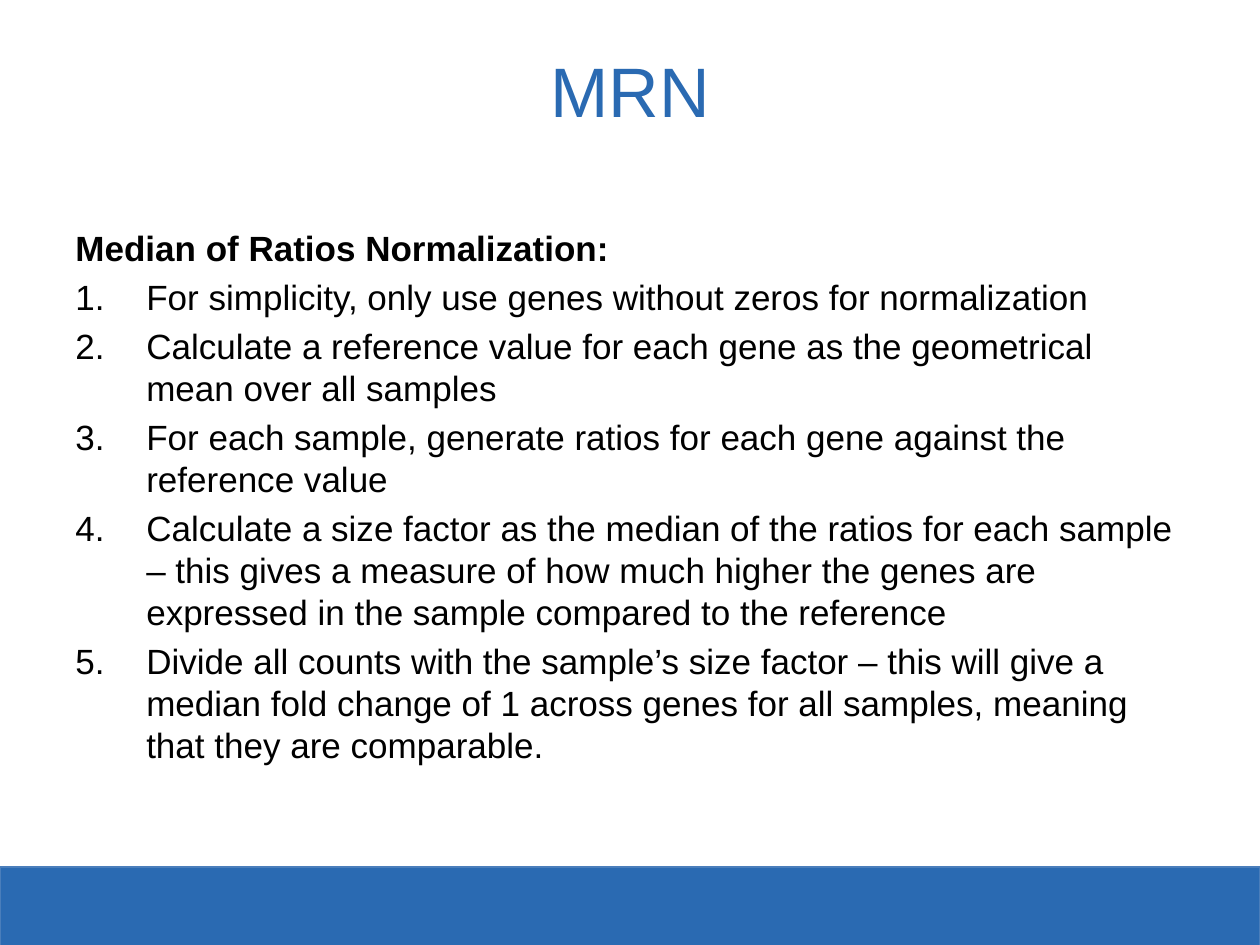
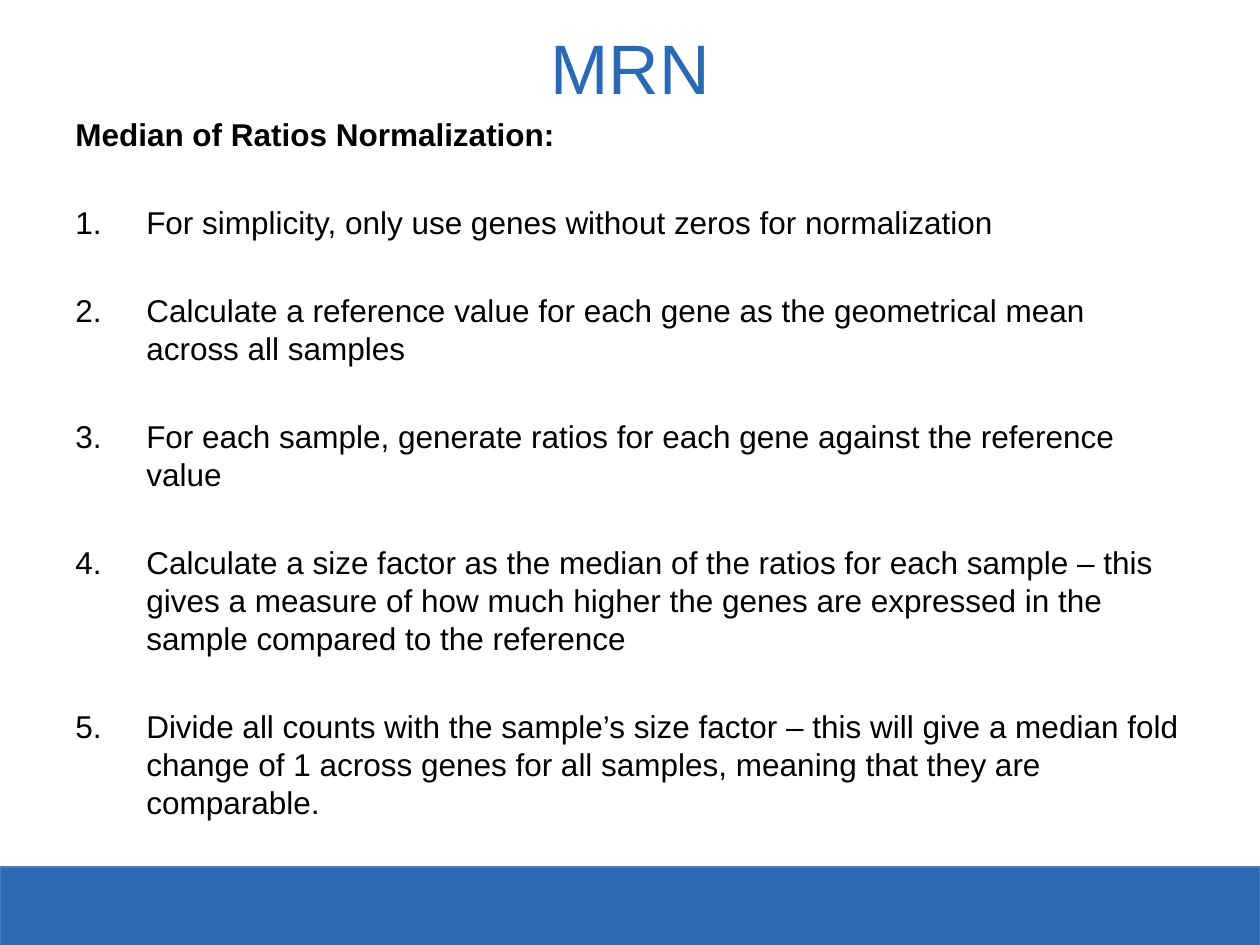
Before and after one commit to SysBioChalmers/KMG060-Systems-Biology-course, a slide deck: slide 21 of Exercise1_RNAseq_Analysis/KGM060-2019-Exercise1.pptx (slide 9 before the commit). Drawn at 1260x945 pixels with LibreOffice and Linux fonts; fonts in the diff are those of the drawing; background and template pictures are left out. Boxes give left, top, right and bottom in pixels: in the first picture for what was removed or moved away, otherwise in the second. Text is boxed around its words. In the diff, an @@ line names an element or a change of style, - is before the commit and + after.

```diff
--- a/Exercise1_RNAseq_Analysis/KGM060-2019-Exercise1.pptx
+++ b/Exercise1_RNAseq_Analysis/KGM060-2019-Exercise1.pptx
@@ title "MRN": place and size @@
-title "MRN" at (550,69,709,117)
+title "MRN" at (550,46,709,94)
@@ text "Median of Ratios Normalization:": place and size @@
-text "Median of Ratios Normalization:" at (75,235,1172,765)
+text "Median of Ratios Normalization:" at (75,123,1178,820)
@@ text at (75,123,1178,820): size 20 to 18 pt in "Median of Ratios Normalization:", "For simplicity, only use genes without zeros ...", "For each sample, generate ratios for each ...", "Calculate a size factor as the median ..." and 1 more places @@
@@ text at (146,299,1085,366): text changed; size 20 to 18 pt @@
-2. Calculate a reference value for each gene as the geometrical mean over all samples
+2. Calculate a reference value for each gene as the geometrical mean across all samples
```
Also in this commit, not shown: 10 other slides changed, 17 slides added, 1 slide removed, 2 other files.
